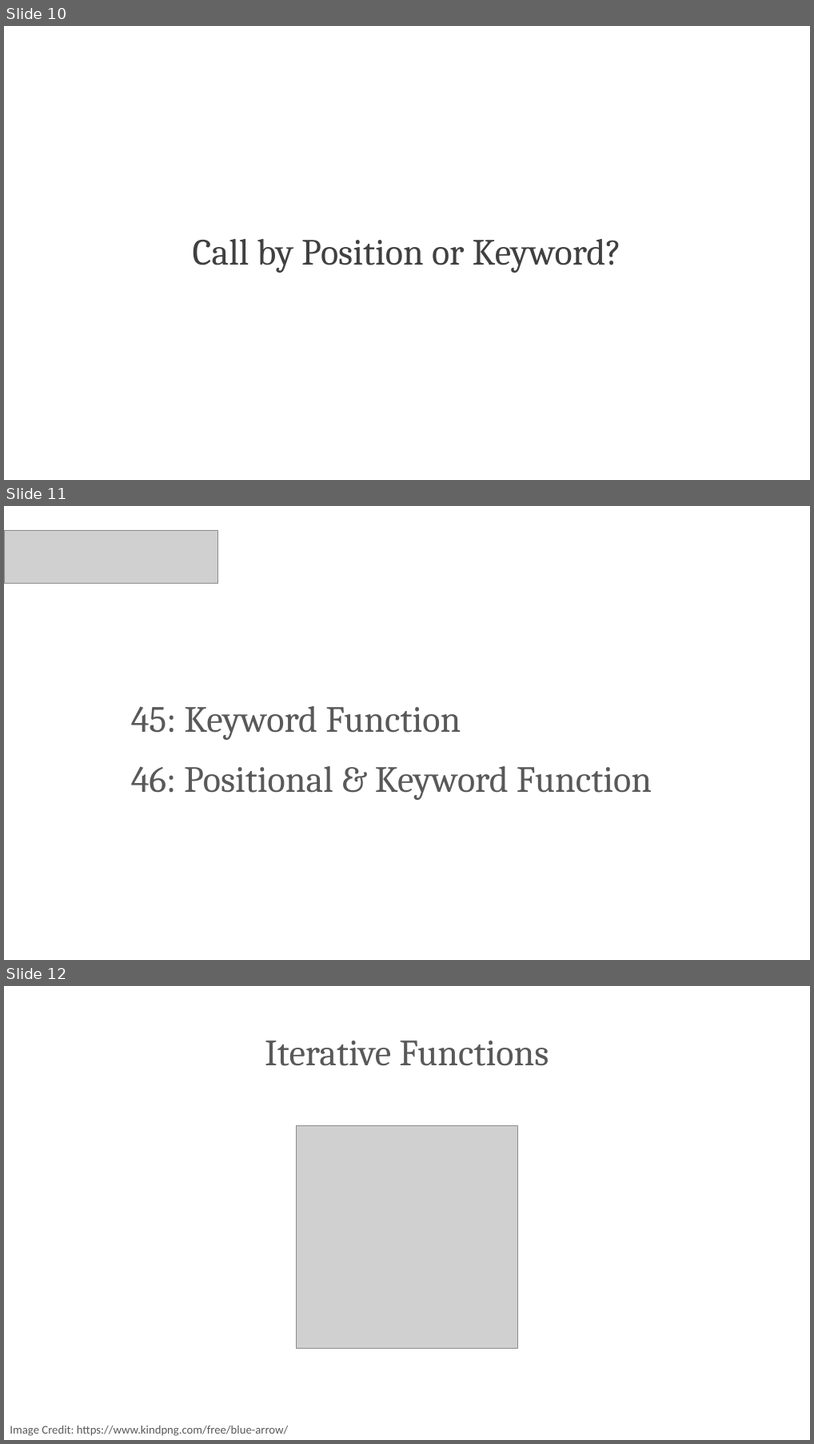
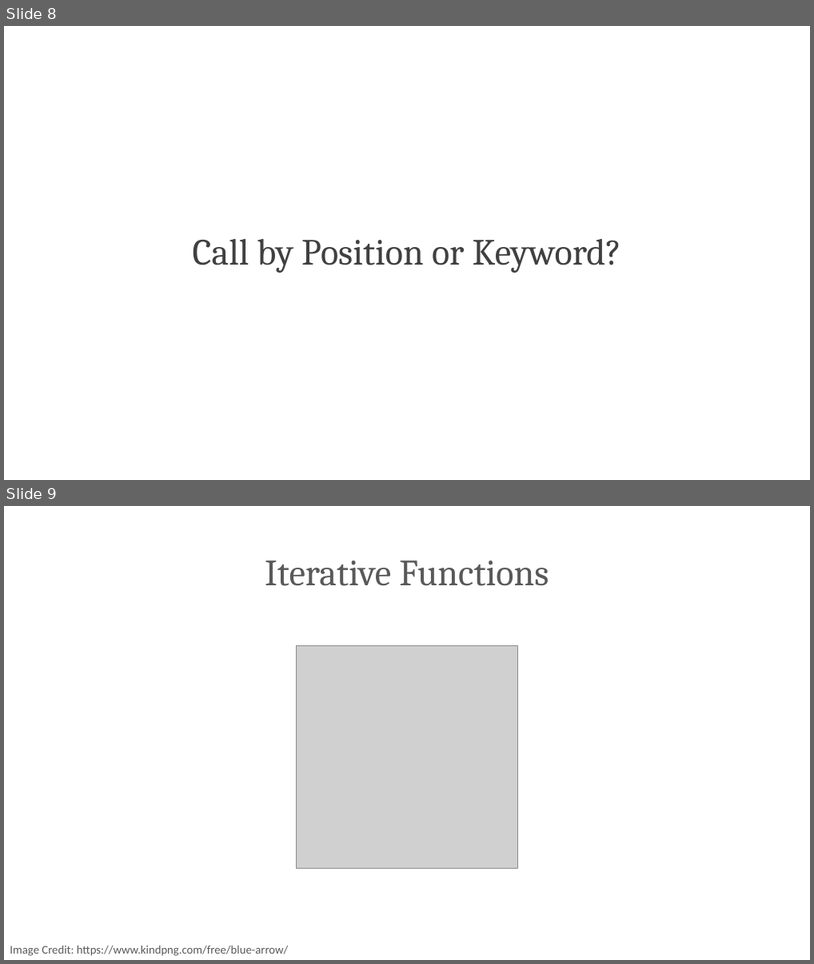
Before and after one commit to PracticumAI/python, a slide deck: presentations/03_functions.pptx. Shown one above the other, each under a label of ours: slides 10, 11 and 12 before the commit, slides 8 and 9 after it. The pictures are 814x1444 and 814x964 pixels, drawn with LibreOffice and Linux fonts; fonts in the diff are those of the drawing; grey boxes stand for pictures. Boxes give left, top, right and bottom in pixels: in the first picture for what was removed or moved away, otherwise in the second. Text is boxed around its words. In the diff, an @@ line names an element or a change of style, - is before the commit and + after.

```diff
--- a/presentations/03_functions.pptx
+++ b/presentations/03_functions.pptx
@@ slide 11 removed at <box>4,506,810,960</box>, background #FFFFFF @@
@@ picture removed at <box>4,530,218,584</box> @@
@@ title removed at <box>131,706,461,740</box> @@
-45: Keyword Function
@@ text removed at <box>131,766,652,800</box> @@
-46: Positional & Keyword Function
@@ what was slide 10 is now slide 8 @@
@@ what was slide 12 is now slide 9 @@
```
Also in this commit, not shown: 4 other slides removed, 4 other files.
